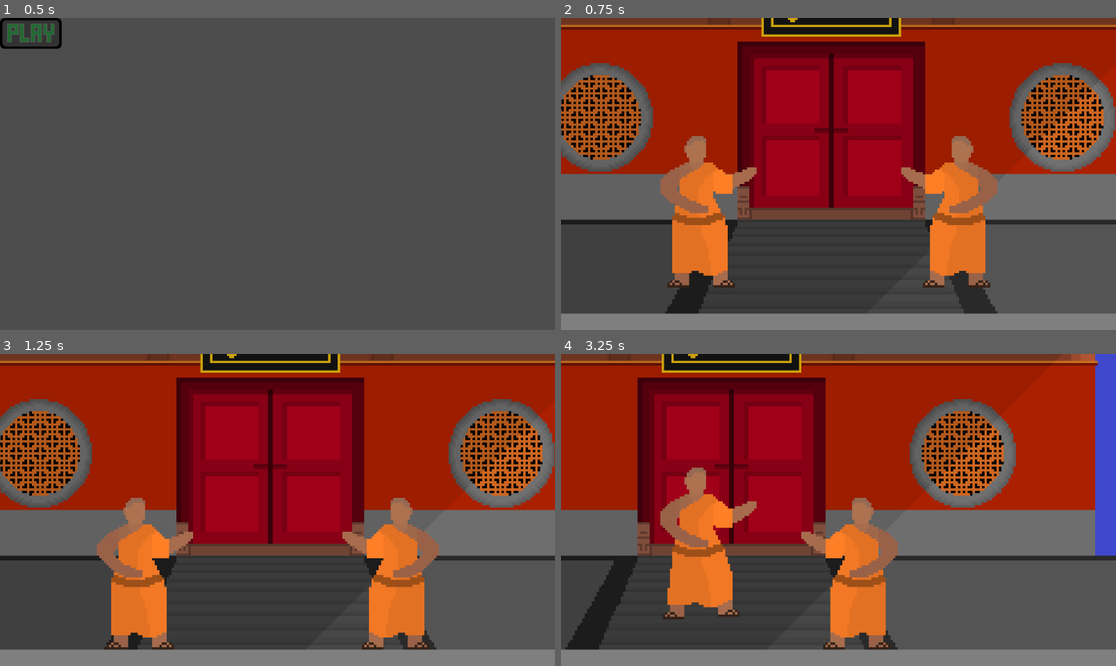
Above: before the commit, frames 1-4 (two rows, left to right).
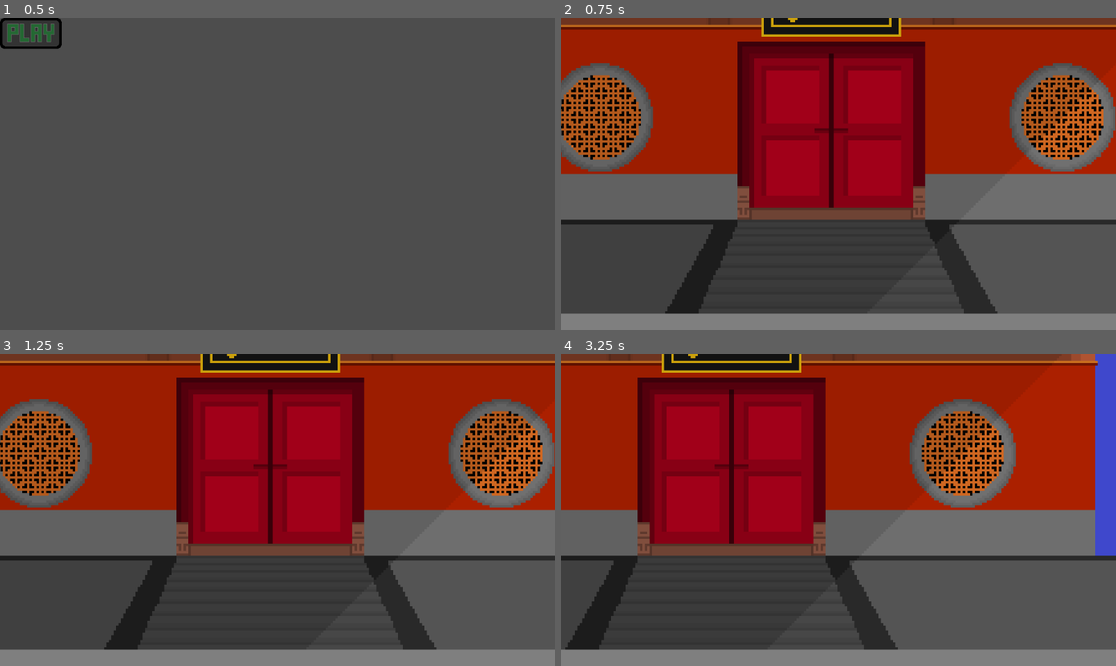
Above: after the commit, the same moments.

Repository: Patrick0704-eng/Fighting-Game-Cool
Game: Godot game, scene res://scenes/gui/main_menu.tscn
Same seed, same stepped clock (60 frames per second), same inputs: the game is played once before the commit and once after it.
Inputs (mouse positions are in pixels of both pictures, inside the frame that each line leads up to):
- Up to frame 1 (0.5 s): no input
- Up to frame 2 (0.75 s): click (594, 33) at 0.5 s
- Up to frame 3 (1.25 s): no input
- Up to frame 4 (3.25 s): hold D (right1) 1.28-2.78 s; tap Z (block1) at 1.35 s; tap W (up1) at 1.52, 2.27 s; tap J (block2) at 2.1 s; hold A (left1) from 2.78 s (still down); tap Down (down2) at 2.85 s

Frame 1 is identical in both runs. In frame 2, 8.5% of the frame differs, in the area x 17-79%, y 37-87%; in frame 3, 8.5%; in frame 4, 8.8%, in the area x 17-61%, y 36-95%.

Commit message:
Renamed animations to be better

Diff:
--- a/scenes/characters/hon.tscn
+++ b/scenes/characters/hon.tscn
@@ -2,7 +2,7 @@
 
 [ext_resource type="Script" path="res://scripts/characters/hon.gd" id="1_ipo3d"]
 [ext_resource type="Texture2D" uid="uid://sb0dieqd0d7w" path="res://assets/characters/hon/normal/crouch_idle.png" id="2_cnn5w"]
-[ext_resource type="Texture2D" uid="uid://db7yxy64dgshj" path="res://assets/characters/hon/normal/crouch_low_punch.png" id="3_h5eau"]
+[ext_resource type="Texture2D" uid="uid://db7yxy64dgshj" path="res://assets/characters/hon/normal/crouch_low.png" id="3_e8v2t"]
 [ext_resource type="Texture2D" uid="uid://cfqj508s8udgi" path="res://assets/characters/hon/normal/idle.png" id="4_kgyh4"]
 [ext_resource type="Texture2D" uid="uid://cjbh2hlv11db7" path="res://assets/characters/hon/normal/crouch_walk.png" id="4_ytecd"]
 [ext_resource type="Texture2D" uid="uid://cpa8eg6vp7d6s" path="res://assets/characters/hon/normal/walk.png" id="5_8jic5"]
@@ -26,40 +26,40 @@
 atlas = ExtResource("2_cnn5w")
 region = Rect2(192, 0, 64, 64)
 
-[sub_resource type="AtlasTexture" id="AtlasTexture_qcagg"]
-atlas = ExtResource("3_h5eau")
+[sub_resource type="AtlasTexture" id="AtlasTexture_gepfa"]
+atlas = ExtResource("3_e8v2t")
 region = Rect2(0, 0, 64, 64)
 
-[sub_resource type="AtlasTexture" id="AtlasTexture_fj2gv"]
-atlas = ExtResource("3_h5eau")
+[sub_resource type="AtlasTexture" id="AtlasTexture_m4gpj"]
+atlas = ExtResource("3_e8v2t")
 region = Rect2(64, 0, 64, 64)
 
-[sub_resource type="AtlasTexture" id="AtlasTexture_tyb4o"]
-atlas = ExtResource("3_h5eau")
+[sub_resource type="AtlasTexture" id="AtlasTexture_j2aft"]
+atlas = ExtResource("3_e8v2t")
 region = Rect2(128, 0, 64, 64)
 
-[sub_resource type="AtlasTexture" id="AtlasTexture_rsa6w"]
-atlas = ExtResource("3_h5eau")
+[sub_resource type="AtlasTexture" id="AtlasTexture_jd2bx"]
+atlas = ExtResource("3_e8v2t")
 region = Rect2(192, 0, 64, 64)
 
-[sub_resource type="AtlasTexture" id="AtlasTexture_pijiy"]
-atlas = ExtResource("3_h5eau")
+[sub_resource type="AtlasTexture" id="AtlasTexture_mbl5w"]
+atlas = ExtResource("3_e8v2t")
 region = Rect2(256, 0, 64, 64)
 
-[sub_resource type="AtlasTexture" id="AtlasTexture_86imy"]
-atlas = ExtResource("3_h5eau")
+[sub_resource type="AtlasTexture" id="AtlasTexture_17xa3"]
+atlas = ExtResource("3_e8v2t")
 region = Rect2(320, 0, 64, 64)
 
-[sub_resource type="AtlasTexture" id="AtlasTexture_4tbru"]
-atlas = ExtResource("3_h5eau")
+[sub_resource type="AtlasTexture" id="AtlasTexture_6e5uj"]
+atlas = ExtResource("3_e8v2t")
 region = Rect2(384, 0, 64, 64)
 
-[sub_resource type="AtlasTexture" id="AtlasTexture_ib2iw"]
-atlas = ExtResource("3_h5eau")
+[sub_resource type="AtlasTexture" id="AtlasTexture_01utn"]
+atlas = ExtResource("3_e8v2t")
 region = Rect2(448, 0, 64, 64)
 
-[sub_resource type="AtlasTexture" id="AtlasTexture_anjjs"]
-atlas = ExtResource("3_h5eau")
+[sub_resource type="AtlasTexture" id="AtlasTexture_usjcq"]
+atlas = ExtResource("3_e8v2t")
 region = Rect2(512, 0, 64, 64)
 
 [sub_resource type="AtlasTexture" id="AtlasTexture_pk1qf"]
@@ -134,39 +134,39 @@
 "texture": SubResource("AtlasTexture_6sl0b")
 }],
 "loop": true,
-"name": &"crouching_idle",
+"name": &"crouch_idle",
 "speed": 2.5
 }, {
 "frames": [{
 "duration": 1.0,
-"texture": SubResource("AtlasTexture_qcagg")
-}, {
-"duration": 1.0,
-"texture": SubResource("AtlasTexture_fj2gv")
-}, {
-"duration": 1.0,
-"texture": SubResource("AtlasTexture_tyb4o")
-}, {
-"duration": 1.0,
-"texture": SubResource("AtlasTexture_rsa6w")
-}, {
-"duration": 1.0,
-"texture": SubResource("AtlasTexture_pijiy")
-}, {
-"duration": 1.0,
-"texture": SubResource("AtlasTexture_86imy")
-}, {
-"duration": 1.0,
-"texture": SubResource("AtlasTexture_4tbru")
-}, {
-"duration": 1.0,
-"texture": SubResource("AtlasTexture_ib2iw")
-}, {
-"duration": 1.0,
-"texture": SubResource("AtlasTexture_anjjs")
+"texture": SubResource("AtlasTexture_gepfa")
+}, {
+"duration": 1.0,
+"texture": SubResource("AtlasTexture_m4gpj")
+}, {
+"duration": 1.0,
+"texture": SubResource("AtlasTexture_j2aft")
+}, {
+"duration": 1.0,
+"texture": SubResource("AtlasTexture_jd2bx")
+}, {
+"duration": 1.0,
+"texture": SubResource("AtlasTexture_mbl5w")
+}, {
+"duration": 1.0,
+"texture": SubResource("AtlasTexture_17xa3")
+}, {
+"duration": 1.0,
+"texture": SubResource("AtlasTexture_6e5uj")
+}, {
+"duration": 1.0,
+"texture": SubResource("AtlasTexture_01utn")
+}, {
+"duration": 1.0,
+"texture": SubResource("AtlasTexture_usjcq")
 }],
 "loop": false,
-"name": &"crouching_low_punch",
+"name": &"crouch_low",
 "speed": 10.0
 }, {
 "frames": [{
@@ -186,7 +186,7 @@
 "texture": SubResource("AtlasTexture_xr1ho")
 }],
 "loop": true,
-"name": &"crouching_walk",
+"name": &"crouch_walk",
 "speed": 2.5
 }, {
 "frames": [{
@@ -203,7 +203,7 @@
 "texture": SubResource("AtlasTexture_igyfu")
 }],
 "loop": true,
-"name": &"standing_idle",
+"name": &"stand_idle",
 "speed": 5.0
 }, {
 "frames": [{
@@ -223,7 +223,7 @@
 "texture": SubResource("AtlasTexture_bbua6")
 }],
 "loop": true,
-"name": &"standing_walk",
+"name": &"stand_walk",
 "speed": 10.0
 }]
 
--- a/scripts/characters/hon.gd
+++ b/scripts/characters/hon.gd
@@ -63,33 +63,33 @@
 	#Check if player is trying to low blow and if they can, then executes the move
 	if is_crouching and Input.is_action_just_pressed(low) and is_on_floor() and !is_attacking:
 		is_attacking = true
-		animation_player.play("crouching_low_punch")
+		animation_player.play("crouch_low")
 		await get_tree().create_timer(0.9).timeout
 		is_attacking = false
 	#Checks if the standing walk animation should be played, then plays it based on velocity direction and is_flipped bool
 	elif is_walking and !is_crouching and is_on_floor() and !is_attacking:
 		if !is_flipped:
 			if velocity.x > 0:
-				animation_player.play("standing_walk")
+				animation_player.play("stand_walk")
 			elif velocity.x < 0:
-				animation_player.play_backwards("standing_walk")
+				animation_player.play_backwards("stand_walk")
 		else:
 			if velocity.x < 0:
-				animation_player.play("standing_walk")
+				animation_player.play("stand_walk")
 			elif velocity.x > 0:
-				animation_player.play_backwards("standing_walk")
+				animation_player.play_backwards("stand_walk")
 	#Checks if the crouching walk animation should be played, then plays it based on velocity direction and is_flipped bool
 	elif is_walking and is_crouching and is_on_floor() and !is_attacking:
 		if !is_flipped:
 			if velocity.x > 0:
-				animation_player.play("crouching_walk")
+				animation_player.play("crouch_walk")
 			if velocity.x < 0:
-				animation_player.play_backwards("crouching_walk")
+				animation_player.play_backwards("crouch_walk")
 		else:
 			if velocity.x < 0:
-				animation_player.play("crouching_walk")
+				animation_player.play("crouch_walk")
 			if velocity.x > 0:
-				animation_player.play_backwards("crouching_walk")
+				animation_player.play_backwards("crouch_walk")
 	#Checks if the idle animation should be played, then plays it
 	elif is_on_floor() and !is_attacking:
 		animation_player.play(animation_idle)
@@ -102,11 +102,11 @@
 	if Input.is_action_pressed(down) and is_on_floor() and !is_attacking:
 		is_crouching = true
 		speed = crouching_speed
-		animation_idle = "crouching_idle"
+		animation_idle = "crouch_idle"
 	else:
 		is_crouching = false
 		speed = standing_speed
-		animation_idle = "standing_idle"
+		animation_idle = "stand_idle"
 
 	#Checks if player wants to jump and can jump, then jumps
 	if Input.is_action_pressed(up) and is_on_floor() and !is_crouching and !is_attacking:
Renamed: assets/characters/hon/normal/crouch_low_punch.png -> assets/characters/hon/normal/crouch_low.png
Not shown, changed: assets/characters/hon/normal/crouch_low.png.import
